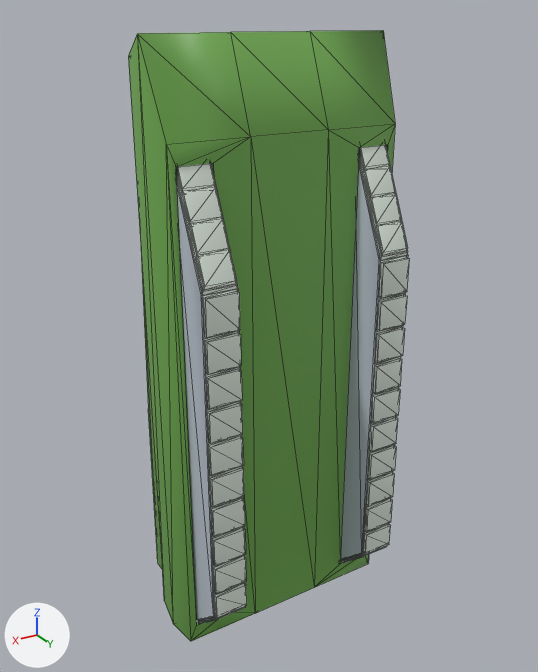
Before and after pictures for a commit that changed the FBX model bin/data/tank/tank.fbx.
Before and after are seen from a 50 mm camera at (0.0301, 0.033, 0.0292) aimed at (-0.0011, -0.0189, 0.0032). The axes (+X, +Y, +Z) are drawn at lower left. The lights are the same throughout. Mesh edges are drawn as thin lines. Where no turn or scale is listed for an object, it has been applied to the vertices. Vertices at the same position are counted once.

The first picture shows '3DSMesh_0', '3DSMesh_2', '3DSMesh_3'.
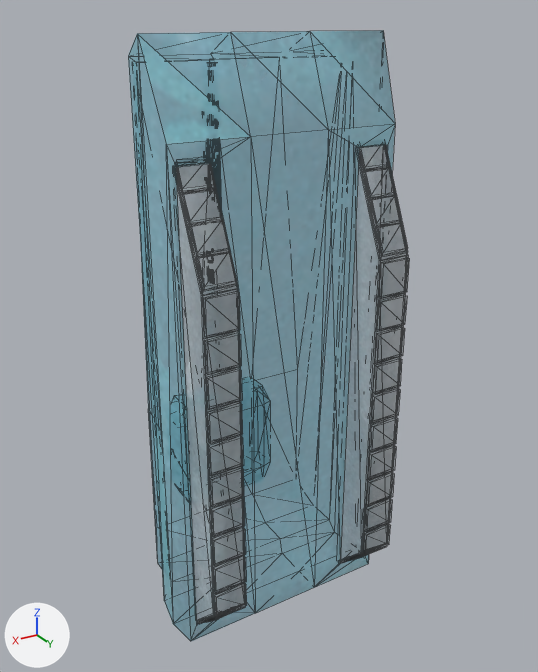
Boxes (x1, y1, x2, y2) around the edits, measured in the pictures (538 x 672 px):
'3DSMesh_2', reshaped: before (128, 30, 395, 641); after (128, 30, 408, 641)
'3DSMesh_0', deleted: before (176, 145, 410, 624)
'3DSMesh_3', deleted: before (177, 163, 380, 621)
part 1 of me_mesh_002, added: after (344, 148, 408, 562)
part 2 of me_mesh_002, added: after (173, 164, 246, 623)
part 3 of me_mesh_002, added (cyan): after (202, 62, 222, 282)
part 4 of me_mesh_002, added: after (173, 145, 407, 621)
part 5 of me_mesh_002, recoloured (green to cyan): (128, 30, 395, 641) in both

The change, as a diff of the scene's bpy script:
```diff
--- a/bin/data/tank/tank.fbx.py
+++ b/bin/data/tank/tank.fbx.py
@@ img_tank1_jpg @@
+img_tank1_jpg = load_image('tank1.jpg', 'tank1.dds', 1024, 1024, 'Non-Color')
@@ mat_tank @@
+mat_tank = bpy.data.materials.new('Tank')
+# uses the picture img_tank1_jpg
@@ me_mesh_002 @@
 # used by ob_3dsmesh_2; location = (0.0, 0.0, 0.0)
-me_mesh_002.from_pydata(...)  # 80 vertices, 148 faces; spans x -0.0105..0.0105, y -0.0284..-0.014, z -0.0223..0.0281
+me_mesh_002.from_pydata(...)  # 596 vertices, 1080 faces; spans x -0.0105..0.0105, y -0.0284..-0.0104, z -0.0223..0.0281
+# me_mesh_002 part 1: a new loose piece of 202 vertices spanning x -0.0094..-0.0063, y -0.0144..-0.0104, z -0.021..0.0202, in mat_tank
+# me_mesh_002 part 2: a new loose piece of 202 vertices spanning x 0.0062..0.0092, y -0.0144..-0.0104, z -0.021..0.0202, in mat_tank
+# me_mesh_002 part 3: a new loose piece of 96 vertices spanning x -0.0008..0.0008, y -0.0277..-0.026, z -0.0059..0.0255, in mat_tank
+# me_mesh_002 part 4
+# 16 vertices are added at x -0.0094..0.0092, y -0.0146..-0.0108, z -0.0207..0.0197
+# 20 new faces join them
+# me_mesh_002 part 5: 148 faces spanning x -0.0105..0.0105, y -0.0284..-0.014, z -0.0223..0.0281 switch from mat_body (green #71ab51) to mat_tank
@@ ob_3dsmesh_3 @@
-ob_3dsmesh_3 = bpy.data.objects.new('3DSMesh_3', me_mesh_003)
-ob_3dsmesh_3.location = (0.0, 0.0, 0.0)
@@ ob_3dsmesh_0 @@
-ob_3dsmesh_0 = bpy.data.objects.new('3DSMesh_0', me_mesh)
-ob_3dsmesh_0.location = (0.0, 0.0, 0.0)
```
